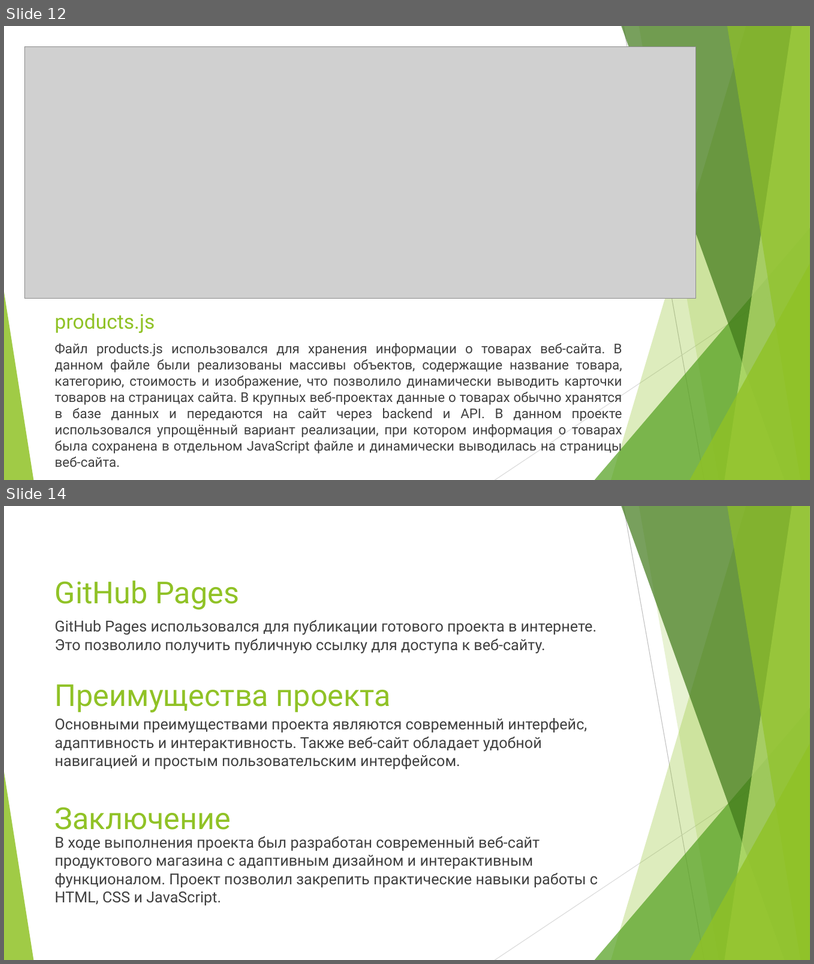
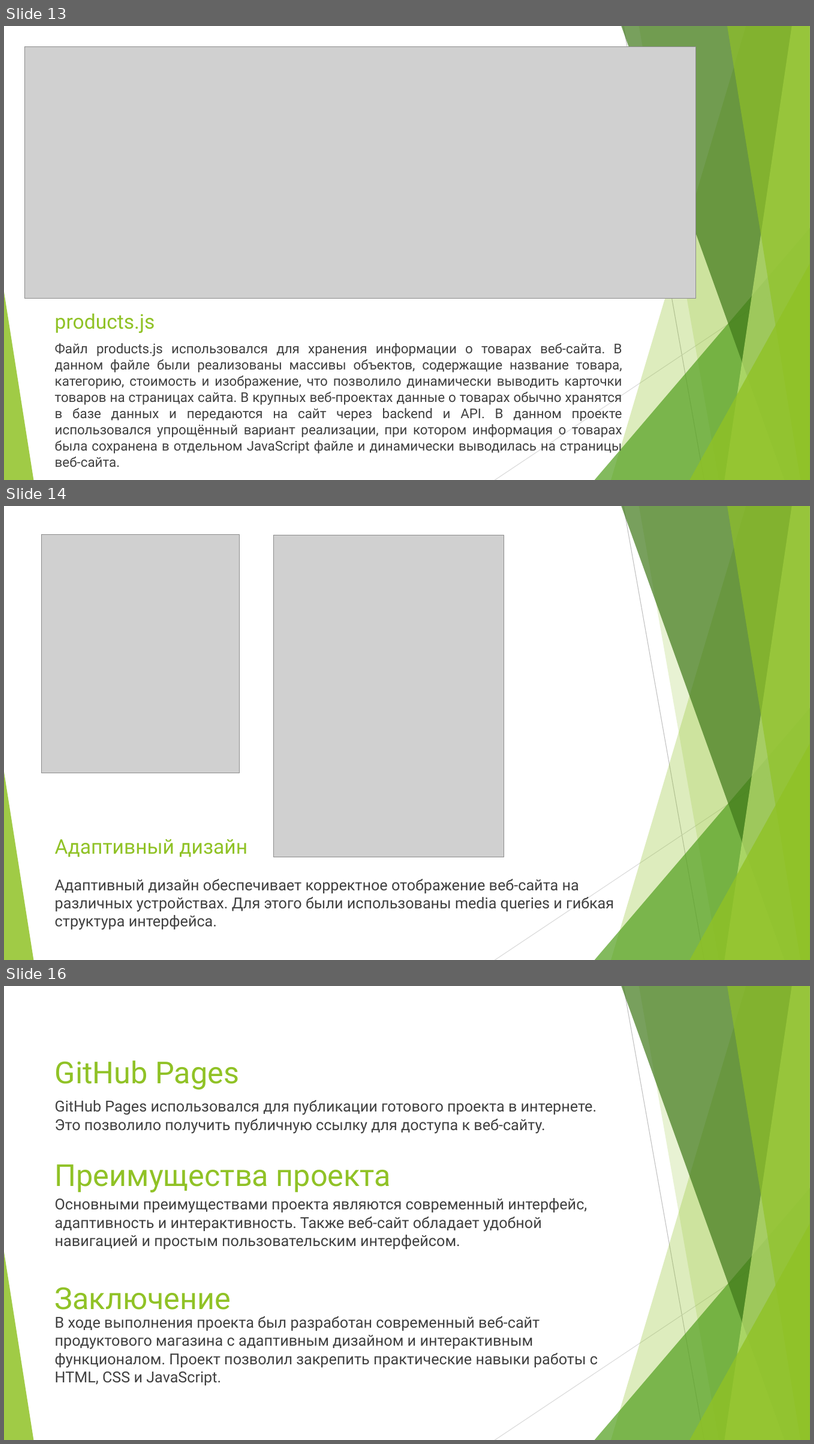
Before and after one commit to curo2252/Online-store, a slide deck: coursework files/Мамедов Орудж 680.23.pptx. Shown one above the other, each under a label of ours: slides 12 and 14 before the commit, slides 13, 14 and 16 after it; the slides between them are not shown. The pictures are 814x964 and 814x1444 pixels, drawn with LibreOffice and Linux fonts; fonts in the diff are those of the drawing; grey boxes stand for pictures. Boxes give left, top, right and bottom in pixels: in the first picture for what was removed or moved away, otherwise in the second. Text is boxed around its words. In the diff, an @@ line names an element or a change of style, - is before the commit and + after.

```diff
--- a/coursework files/Мамедов Орудж 680.23.pptx
+++ b/coursework files/Мамедов Орудж 680.23.pptx
@@ slide 14 added at [4, 506, 810, 960], background #FFFFFF; not listed: 10 template elements that a slide beside it also shows @@
@@ picture added at [42, 535, 239, 774] @@
@@ picture added at [274, 535, 504, 858] @@
@@ title added at [55, 838, 248, 857], 24 pt, text #90C226 @@
+Адаптивный дизайн
@@ text added at [55, 879, 614, 930], 18 pt, text #404040 @@
+Адаптивный дизайн обеспечивает корректное отображение веб-сайта на различных устройствах. Для этого были использованы media queries и гибкая структура интерфейса.
@@ what was slide 12 is now slide 13 @@
@@ what was slide 14 is now slide 16 @@
```
Also in this commit, not shown: 1 slide changed, 1 other slide added.
